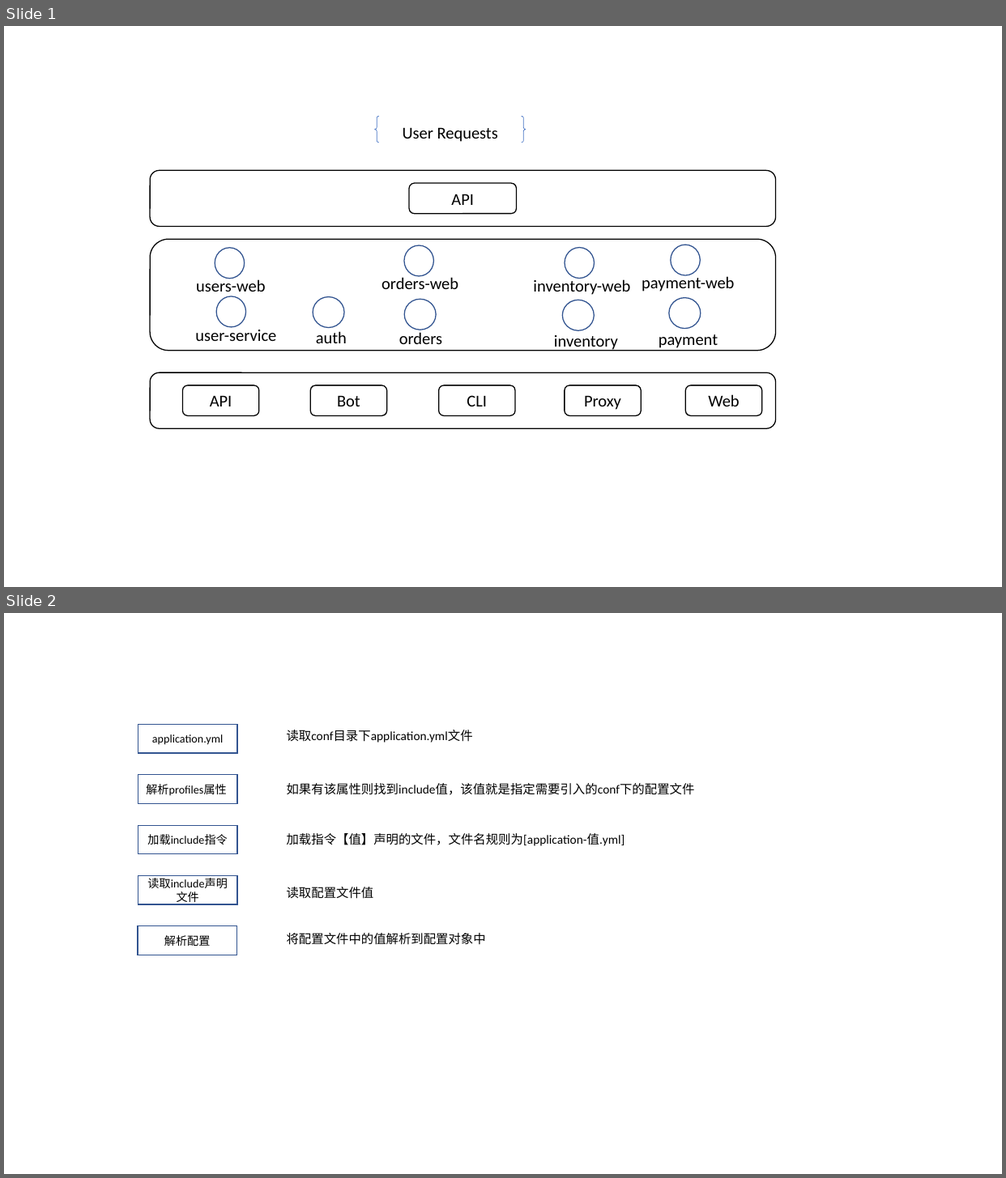
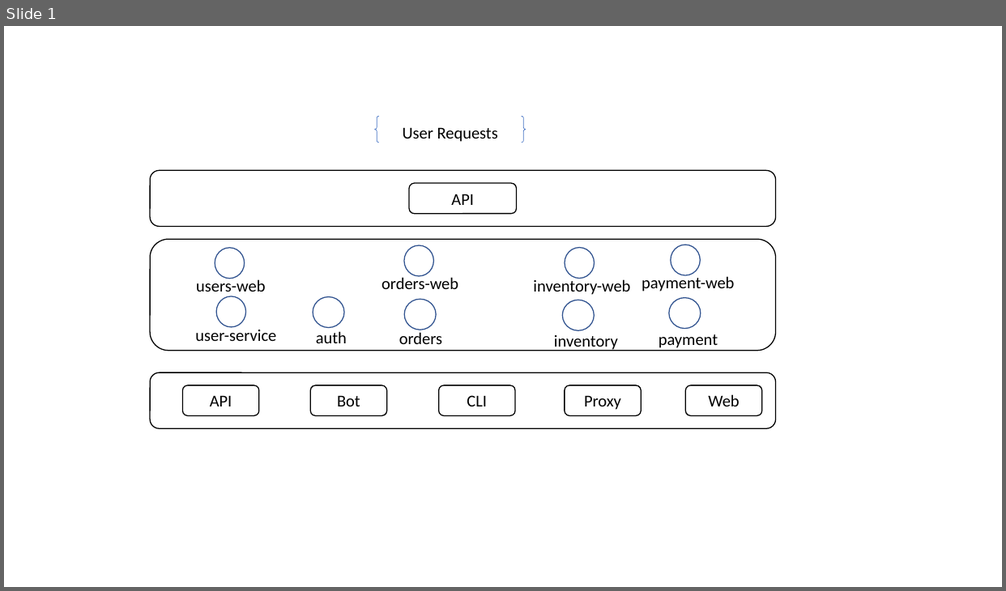
Before and after one commit to printfcoder/stack-rpc-tutorials, a slide deck: microservice-in-micro/docs/design.pptx. Shown one above the other, each under a label of ours: slides 1 and 2 before the commit, slide 1 after it. The pictures are 1006x1178 and 1006x591 pixels, drawn with LibreOffice and Linux fonts; fonts in the diff are those of the drawing. Boxes give left, top, right and bottom in pixels: in the first picture for what was removed or moved away, otherwise in the second. Text is boxed around its words. In the diff, an @@ line names an element or a change of style, - is before the commit and + after.

```diff
--- a/microservice-in-micro/docs/design.pptx
+++ b/microservice-in-micro/docs/design.pptx
@@ slide 2 removed at <box>4,613,1002,1174</box>, background #FFFFFF @@
@@ rectangle removed at <box>138,725,237,753</box> @@
-application.yml
@@ text removed at <box>287,730,473,743</box> @@
-读取conf目录下application.yml文件
@@ rectangle removed at <box>138,775,237,803</box> @@
-解析profiles属性
@@ text removed at <box>287,783,695,795</box> @@
-如果有该属性则找到include值，该值就是指定需要引入的conf下的配置文件
@@ rectangle removed at <box>138,825,237,854</box> @@
-加载include指令
@@ text removed at <box>287,833,625,846</box> @@
-加载指令【值】声明的文件，文件名规则为[application-值.yml]
@@ rectangle removed at <box>138,875,237,905</box> @@
-读取include声明文件
@@ text removed at <box>287,887,374,899</box> @@
-读取配置文件值
@@ rectangle removed at <box>138,926,237,955</box> @@
-解析配置
@@ text removed at <box>287,933,486,945</box> @@
-将配置文件中的值解析到配置对象中
```
Also in this commit, not shown: 2 slides added, 16 other files.
